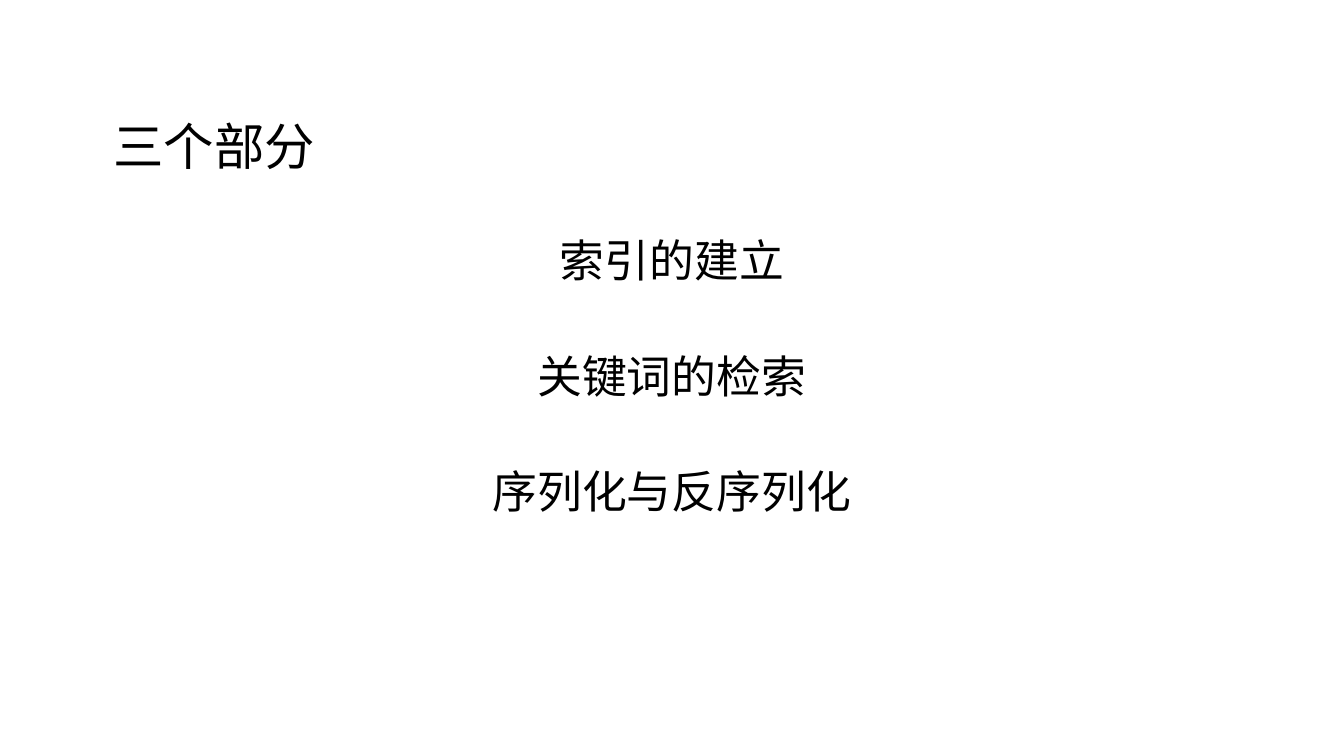
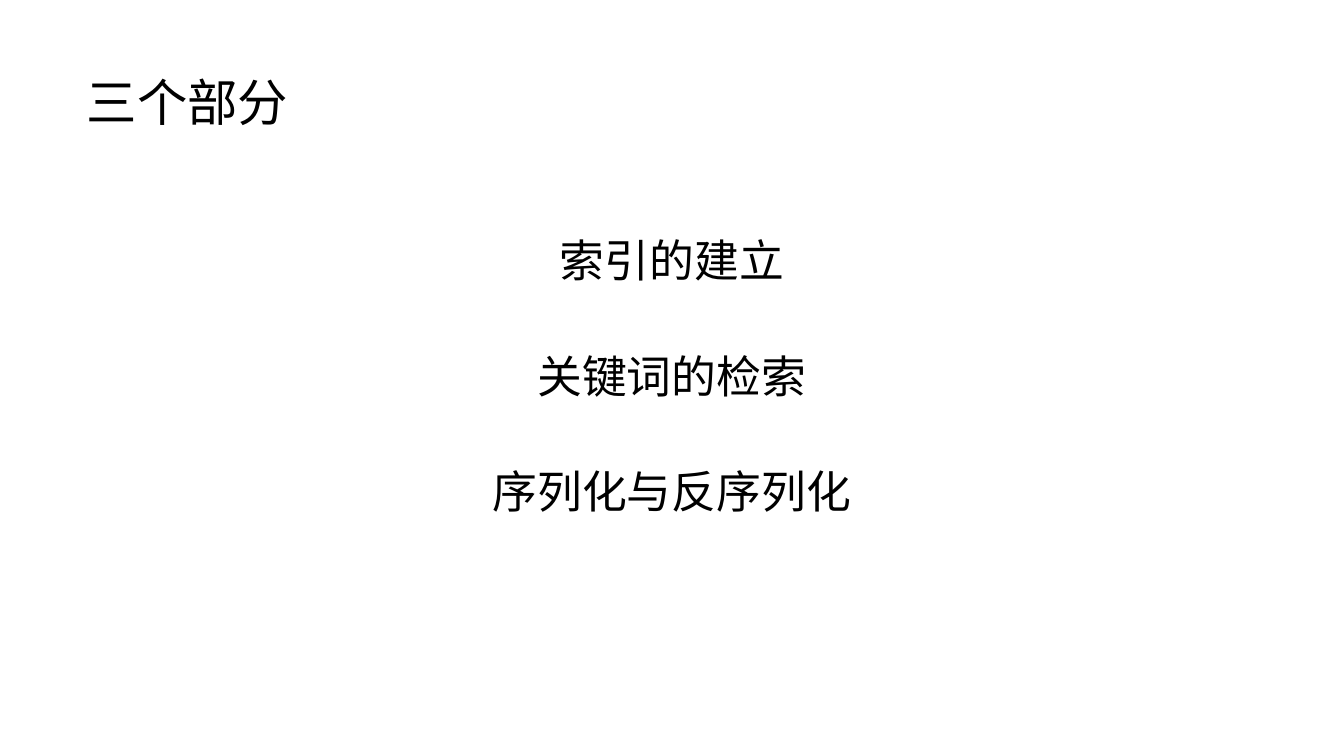
Before and after one commit to MU001999/maaath, a slide deck: slide 14 of docs/数据结构.pptx (slide 11 before the commit). Drawn at 1344x756 pixels with LibreOffice and Linux fonts; fonts in the diff are those of the drawing. Boxes give left, top, right and bottom in pixels: in the first picture for what was removed or moved away, otherwise in the second. Text is boxed around its words. In the diff, an @@ line names an element or a change of style, - is before the commit and + after.

```diff
--- a/docs/数据结构.pptx
+++ b/docs/数据结构.pptx
@@ text "三个部分": place and size @@
-text "三个部分" at box(113, 122, 315, 169)
+text "三个部分" at box(87, 78, 289, 125)
```
Also in this commit, not shown: 4 other slides changed, 4 slides added, 1 other file.
